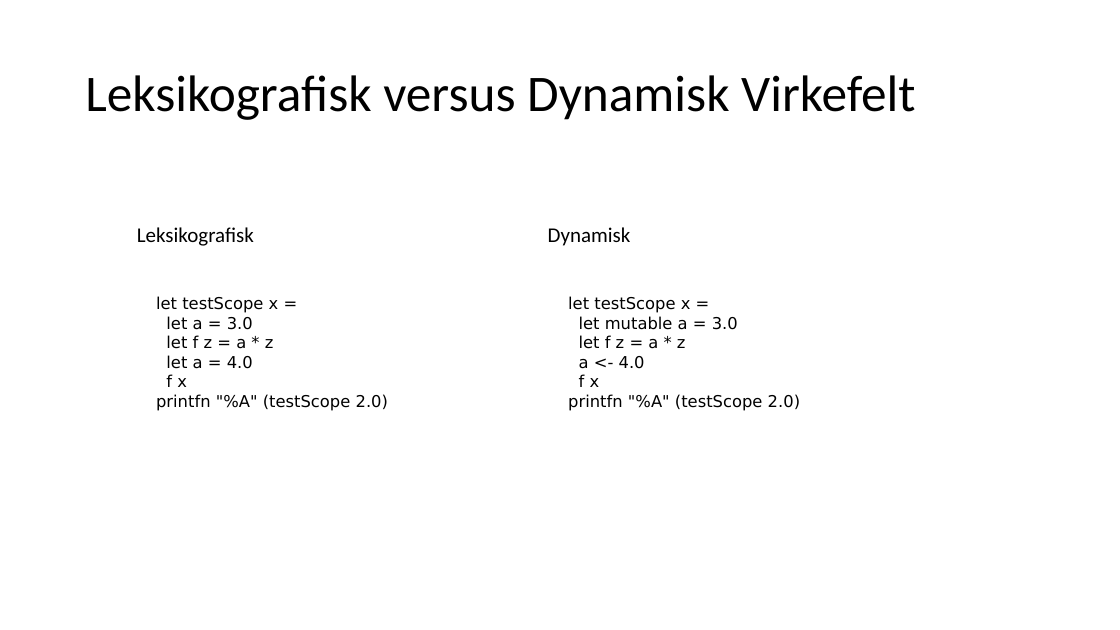
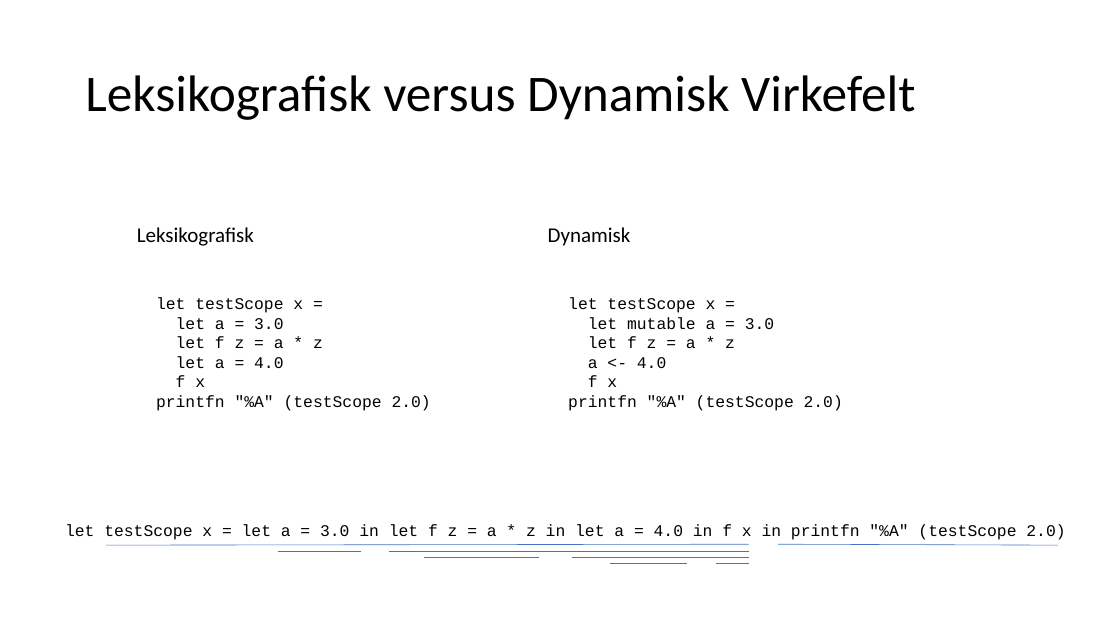
Before and after one commit to fisterloegsovs/pop22, a slide deck: slide 6 of lectures/4.2StackHeapRefsHigherOrderFctsTracing/lecture.pptx (slide 14 before the commit). Drawn at 1120x630 pixels with LibreOffice and Linux fonts; fonts in the diff are those of the drawing. Boxes give left, top, right and bottom in pixels: in the first picture for what was removed or moved away, otherwise in the second. Text is boxed around its words. In the diff, an @@ line names an element or a change of style, - is before the commit and + after.

```diff
--- a/lectures/4.2StackHeapRefsHigherOrderFctsTracing/lecture.pptx
+++ b/lectures/4.2StackHeapRefsHigherOrderFctsTracing/lecture.pptx
@@ text "let testScope x =" at [156, 297, 431, 411]: font DejaVu Sans to Courier New @@
@@ text "let testScope x =" at [568, 297, 843, 411]: font DejaVu Sans to Courier New @@
@@ text added at [65, 524, 1065, 540], 14 pt, text #000000 @@
+let testScope x = let a = 3.0 in let f z = a * z in let a = 4.0 in f x in printfn "%A" (testScope 2.0)
@@ line added from (106, 545) to (749, 544), #4472C4 0.5 pt @@
@@ line added from (278, 551) to (361, 551), #4472C4 0.5 pt @@
@@ line added from (389, 551) to (749, 551), #4472C4 0.5 pt @@
@@ line added from (423, 558) to (539, 558), #4472C4 0.5 pt @@
@@ line added from (572, 558) to (749, 558), #4472C4 0.5 pt @@
@@ line added from (610, 564) to (687, 564), #4472C4 0.5 pt @@
@@ line added from (749, 564) to (717, 564), #4472C4 0.5 pt @@
@@ line added from (778, 544) to (1059, 545), #4472C4 0.5 pt @@
```
Also in this commit, not shown: 14 other slides changed, 1 slide added, 2 slides removed, 14 other files.
